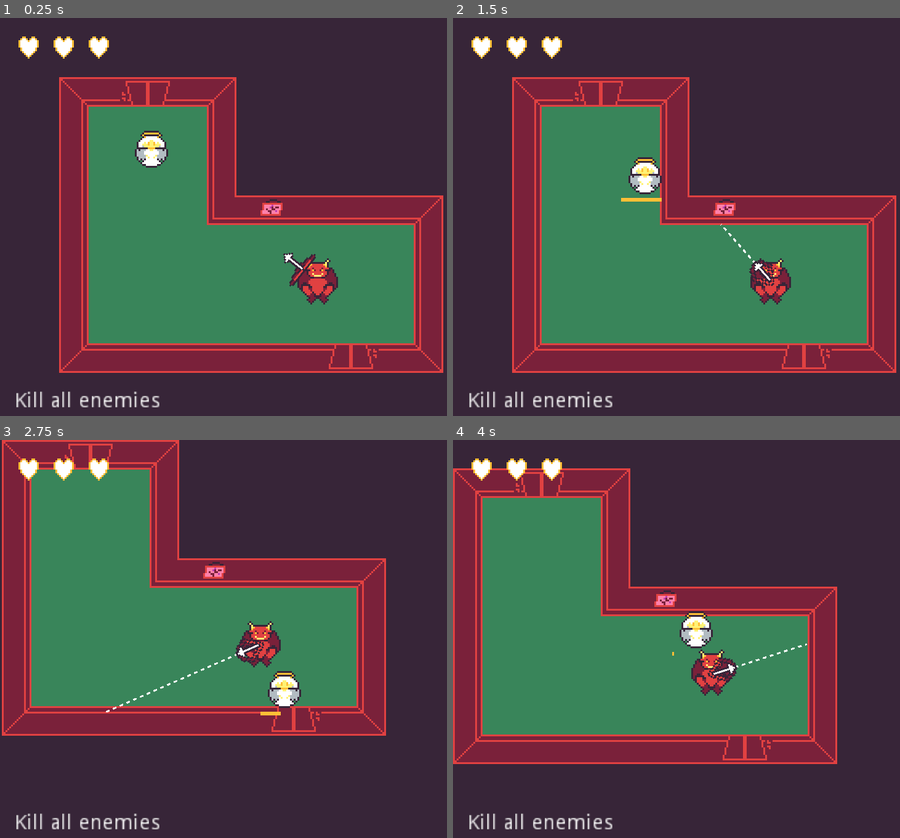
Above: before the commit, frames 1-4 (two rows, left to right).
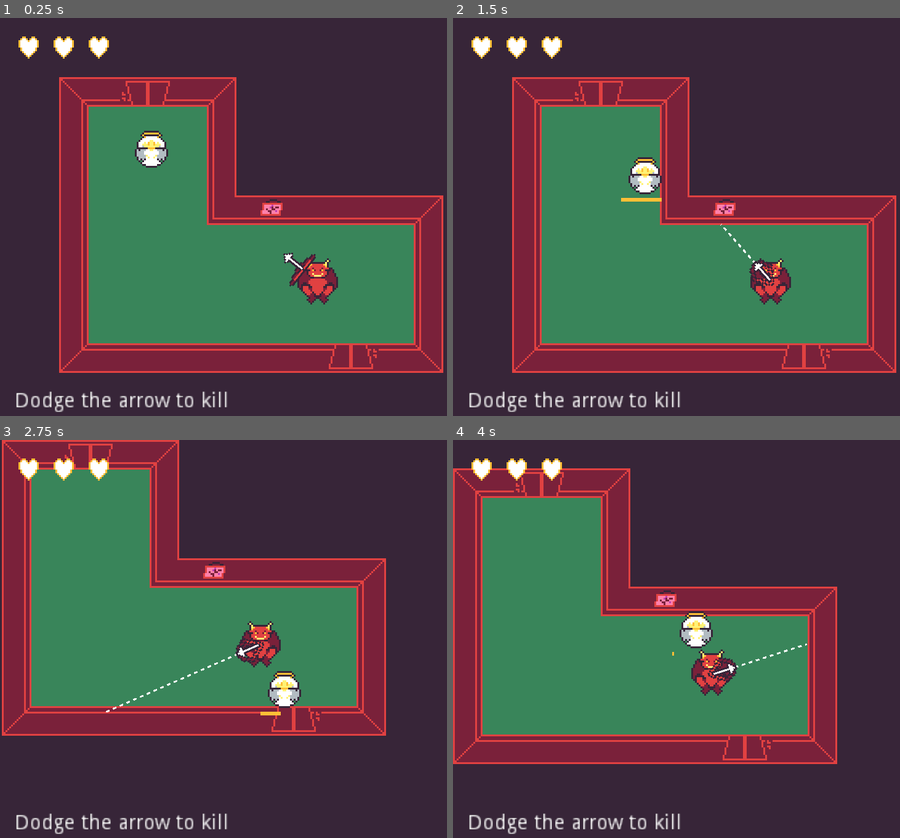
Above: after the commit, the same moments.

Repository: rthurmed/DiveIntoHell
Game: Godot game, scene res://src/levels/LevelTutorial.tscn
Two runs of this game, one before a commit and one after it. Both use one fixed random seed, a clock stepped at 60 frames per second and the inputs below.
Inputs:
- Up to frame 1 (0.25 s): no input
- Up to frame 2 (1.5 s): hold D (player_right) 0.53-1.28 s; tap Space (player_dash) at 0.6, 1.35 s; hold S (player_down) from 1.28 s (still down)
- Up to frame 3 (2.75 s): release S (player_down) at 2.03 s; hold D (player_right) from 2.03 s (still down); tap Space (player_dash) at 2.1 s
- Up to frame 4 (4 s): release D (player_right) at 2.78 s; hold W (player_up) 2.78-3.53 s; tap Space (player_dash) at 2.85, 3.6 s; hold A (player_left) from 3.53 s (still down)

The runs differ from the first frame. In frame 1, 1.0% of the frame differs, in the area x 3-51%, y 93-100%; in frame 2, 1.0%; in frame 3, 1.0%; in frame 4, 1.0%.

Commit message:
Changed first level objective

Diff:
--- a/project.godot
+++ b/project.godot
@@ -45,8 +45,8 @@
 
 window/size/width=256
 window/size/height=224
-window/size/test_width=768
-window/size/test_height=672
+window/size/test_width=640
+window/size/test_height=560
 window/stretch/mode="2d"
 window/stretch/aspect="keep"
 
--- a/src/levels/LevelTutorial.tscn
+++ b/src/levels/LevelTutorial.tscn
@@ -39,6 +39,7 @@
 
 [node name="Player" parent="Level" instance=ExtResource( 5 )]
 position = Vector2( 66, 64 )
+objective = "Dodge the arrow to kill"
 
 [node name="Camera2D" type="Camera2D" parent="Level/Player"]
 current = true
